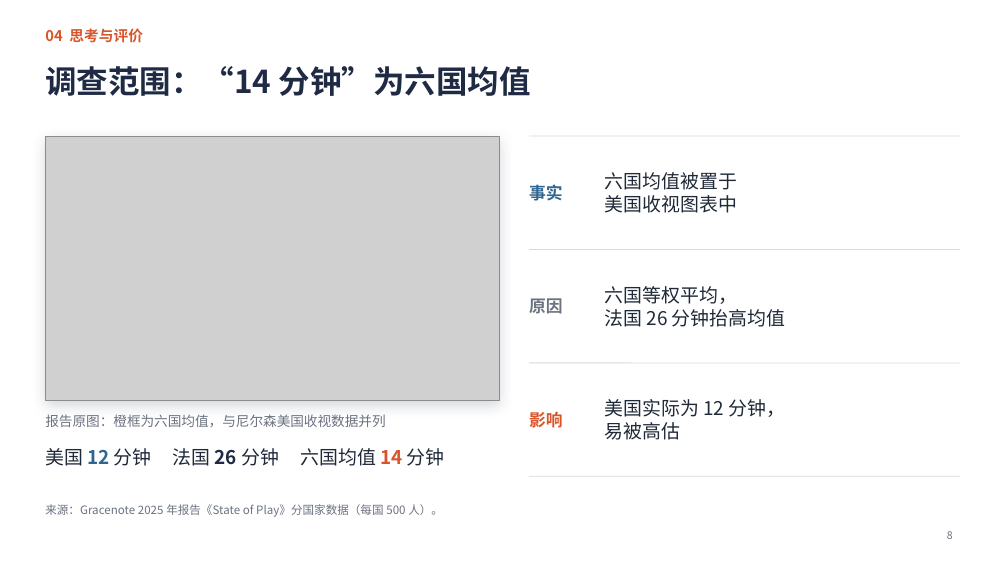
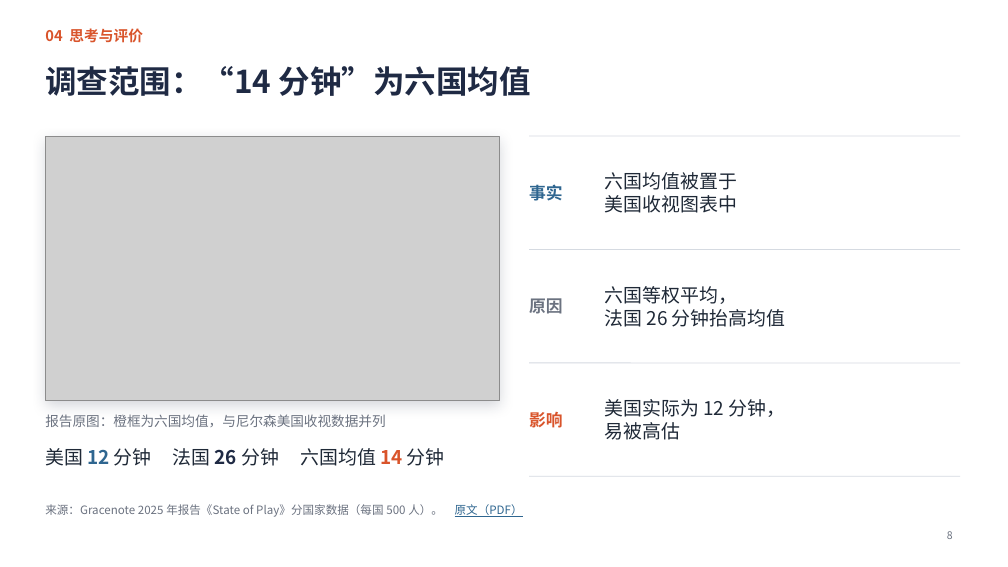
Before and after one commit to jayleo113/ppt, a slide deck: slide 8 of Gracenote报告解读_课堂汇报_最新版.pptx. Drawn at 1008x567 pixels with LibreOffice and Linux fonts; fonts in the diff are those of the drawing; grey boxes stand for pictures. Boxes give left, top, right and bottom in pixels: in the first picture for what was removed or moved away, otherwise in the second. Text is boxed around its words. In the diff, an @@ line names an element or a change of style, - is before the commit and + after.

```diff
--- a/Gracenote报告解读_课堂汇报_最新版.pptx
+++ b/Gracenote报告解读_课堂汇报_最新版.pptx
@@ text at [45, 504, 523, 517]: text changed @@
-来源：Gracenote 2025 年报告《State of Play》分国家数据（每国 500 人）。
+来源：Gracenote 2025 年报告《State of Play》分国家数据（每国 500 人）。 原文（PDF）
```
Also in this commit, not shown: 2 other slides changed, 1 other file.
